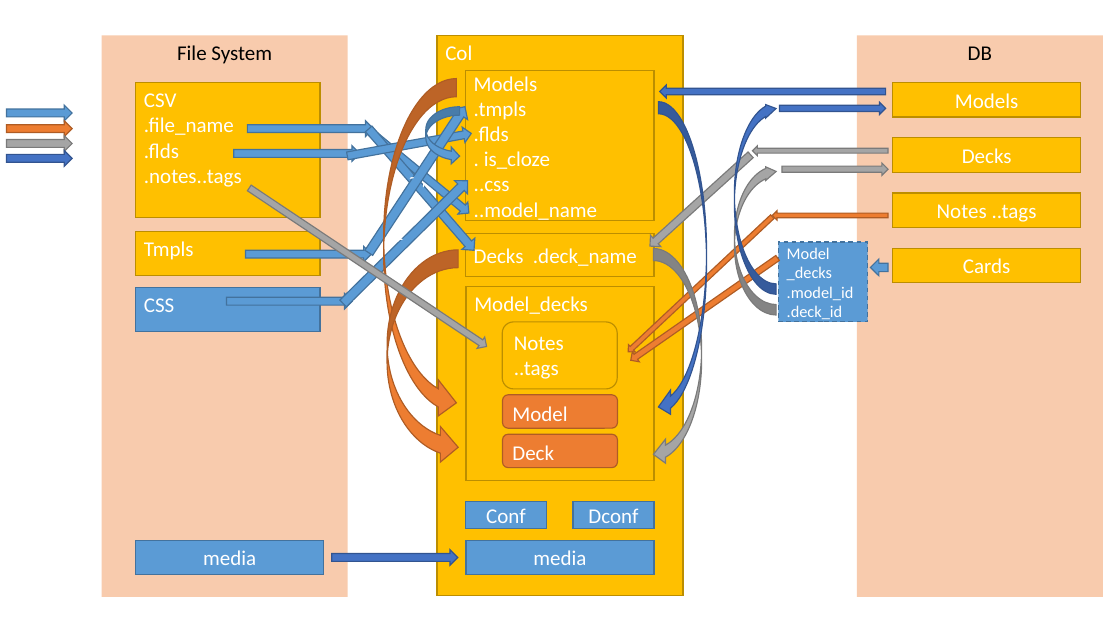
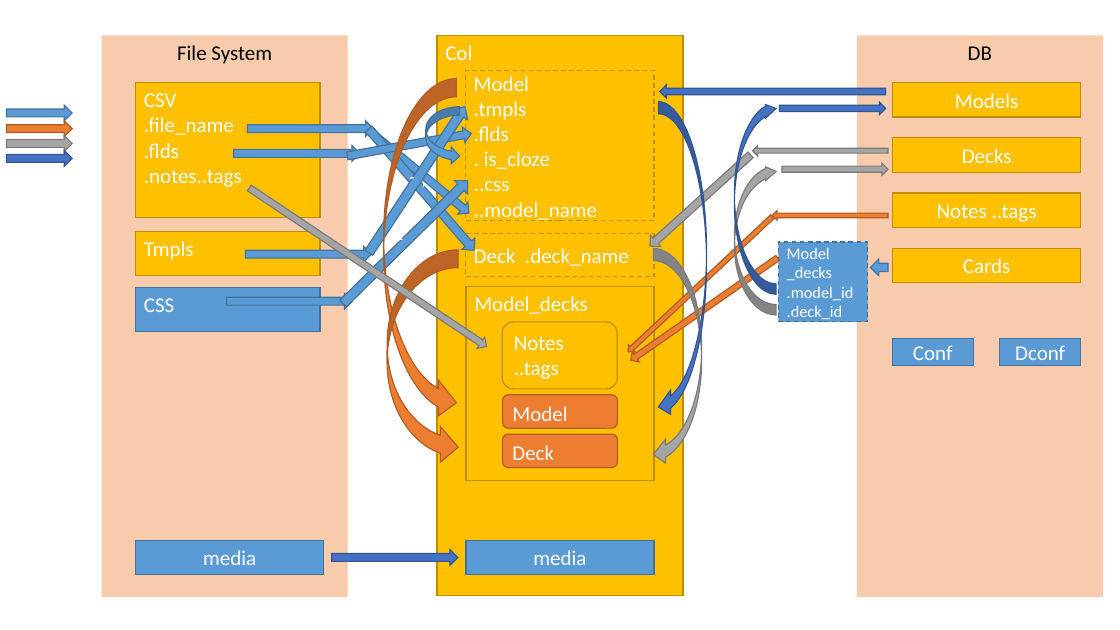
Before and after one commit to albertix/csv2anki, a slide deck: slide 2 of csv2anki/design.pptx. Drawn at 1120x630 pixels with LibreOffice and Linux fonts; fonts in the diff are those of the drawing. Boxes give left, top, right and bottom in pixels: in the first picture for what was removed or moved away, otherwise in the second. Text is boxed around its words. In the diff, an @@ line names an element or a change of style, - is before the commit and + after.

```diff
--- a/csv2anki/design.pptx
+++ b/csv2anki/design.pptx
@@ rectangle "Model" at (465,71,654,221): outline #BD8E00 1 pt to #BD8E00 1 pt dashed @@
@@ text in rectangle at (474,76,529,91): text changed @@
-Models
+Model
@@ rectangle "Deck .deck_name" at (465,234,654,276): outline #BD8E00 1 pt to #BD8E00 1 pt dashed @@
@@ text in rectangle at (474,246,629,266): text changed @@
-Decks .deck_name
+Deck .deck_name
@@ rectangle "Conf": place and size @@
-rectangle "Conf" at (465,502,546,528)
+rectangle "Conf" at (892,339,973,365)
@@ rectangle "Dconf": place and size @@
-rectangle "Dconf" at (573,502,654,528)
+rectangle "Dconf" at (1000,339,1081,365)
```
Also in this commit, not shown: 2 slides added, 1 other file.
